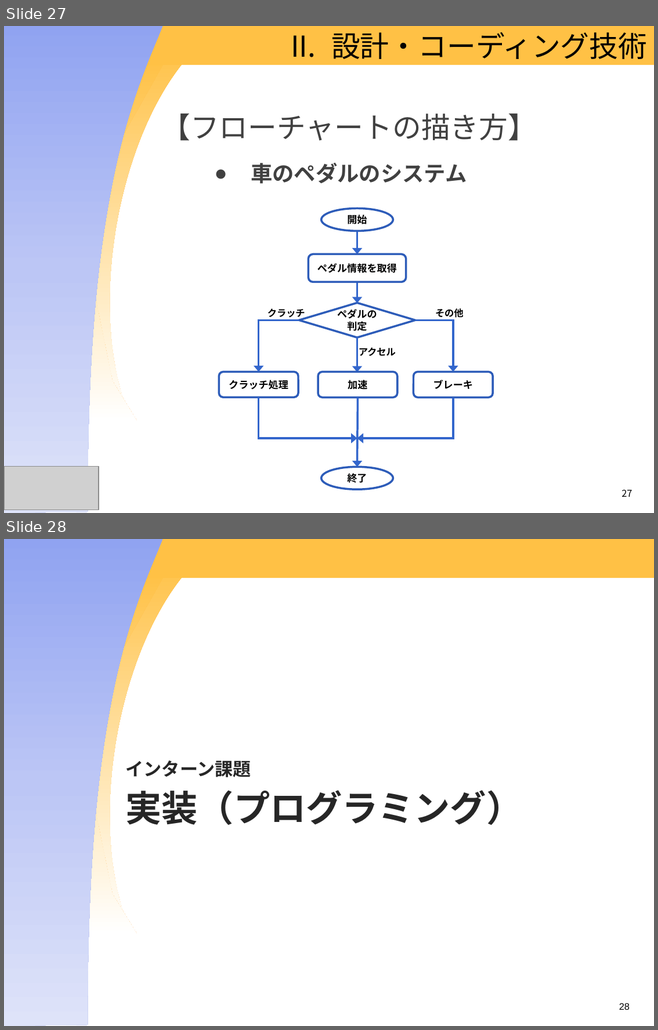
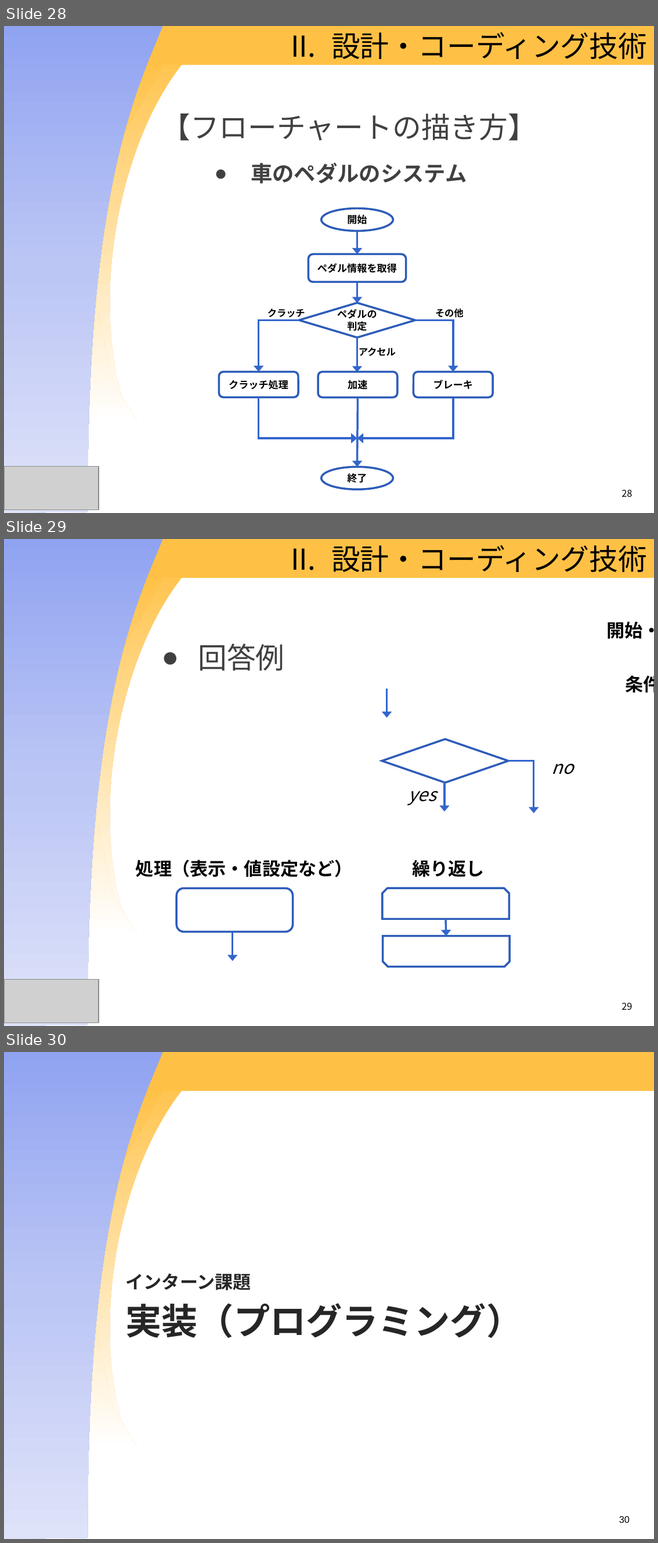
Before and after one commit to OIS-Takenaka/Internship2016, a slide deck: docs/[アプリ]インターンテキスト2016(冬)_第1版.pptx. Shown one above the other, each under a label of ours: slides 27 and 28 before the commit, slides 28, 29 and 30 after it. The pictures are 658x1030 and 658x1543 pixels, drawn with LibreOffice and Linux fonts; fonts in the diff are those of the drawing; grey boxes stand for pictures; background and template pictures are left out. Boxes give left, top, right and bottom in pixels: in the first picture for what was removed or moved away, otherwise in the second. Text is boxed around its words. In the diff, an @@ line names an element or a change of style, - is before the commit and + after.

```diff
--- a/docs/[アプリ]インターンテキスト2016(冬)_第1版.pptx
+++ b/docs/[アプリ]インターンテキスト2016(冬)_第1版.pptx
@@ slide 29 added at [4, 539, 654, 1026], background #FFFFFF; not listed: 4 template elements that a slide beside it also shows @@
@@ title added at [331, 545, 647, 572], 32 pt, text #000000 @@
+II. 設計・コーディング技術
@@ text added at [606, 621, 654, 639], 20 pt, text #000000, bold @@
+開始・終了
@@ text added at [198, 643, 284, 671], 32 pt, text #404040 @@
+● 回答例
@@ text added at [625, 675, 654, 693], 20 pt, text #000000, bold @@
+条件分岐
@@ arrow added from (387, 689) to (387, 718), #3366CC 2.25 pt @@
@@ diamond added at [382, 739, 507, 783], fill #FFFFFF, outline #2D5CB9 2.25 pt @@
@@ elbow arrow added from (508, 761) to (534, 813), #3366CC 2.25 pt @@
@@ text added at [552, 763, 574, 774], 20 pt, text #000000, italic @@
+no
@@ text added at [408, 791, 436, 805], 20 pt, text #000000, italic @@
+yes
@@ arrow added from (444, 783) to (444, 812), #3366CC 2.25 pt @@
@@ text added at [136, 860, 353, 877], 20 pt, text #000000, bold @@
+処理（表示・値設定など）
@@ text added at [412, 860, 484, 877], 20 pt, text #000000, bold @@
+繰り返し
@@ rounded rectangle added at [176, 889, 292, 932], fill #FFFFFF, outline #2D5CB9 2.25 pt @@
@@ snip same rect added at [382, 889, 509, 919], fill #FFFFFF, outline #2D5CB9 2.25 pt @@
@@ arrow added from (446, 919) to (446, 936), #3366CC 2.25 pt @@
@@ arrow added from (233, 932) to (233, 961), #3366CC 2.25 pt @@
@@ snip same rect added at [383, 936, 509, 966], fill #FFFFFF, outline #2D5CB9 2.25 pt @@
@@ picture added at [4, 979, 99, 1023] @@
@@ page number added at [621, 1003, 632, 1010], 10.5 pt, text #000000 @@
+29
@@ what was slide 27 is now slide 28 @@
@@ page number at [621, 490, 632, 497]: text changed @@
-27
+28
@@ what was slide 28 is now slide 30 @@
@@ page number at [619, 1516, 629, 1523]: text changed @@
-28
+30
```
Also in this commit, not shown: 1 other slide added, 17 slides removed, 8 other files.
